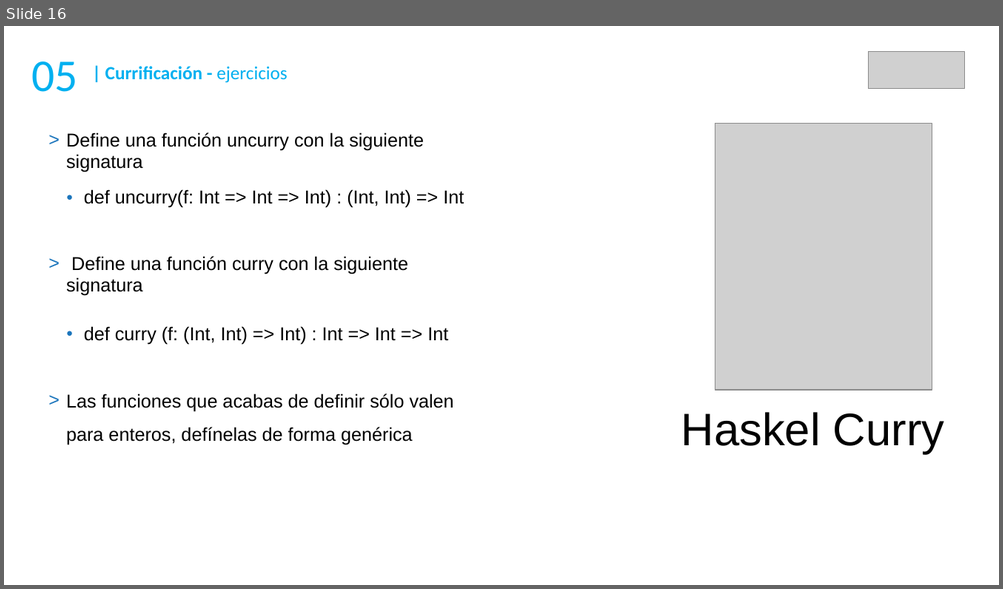
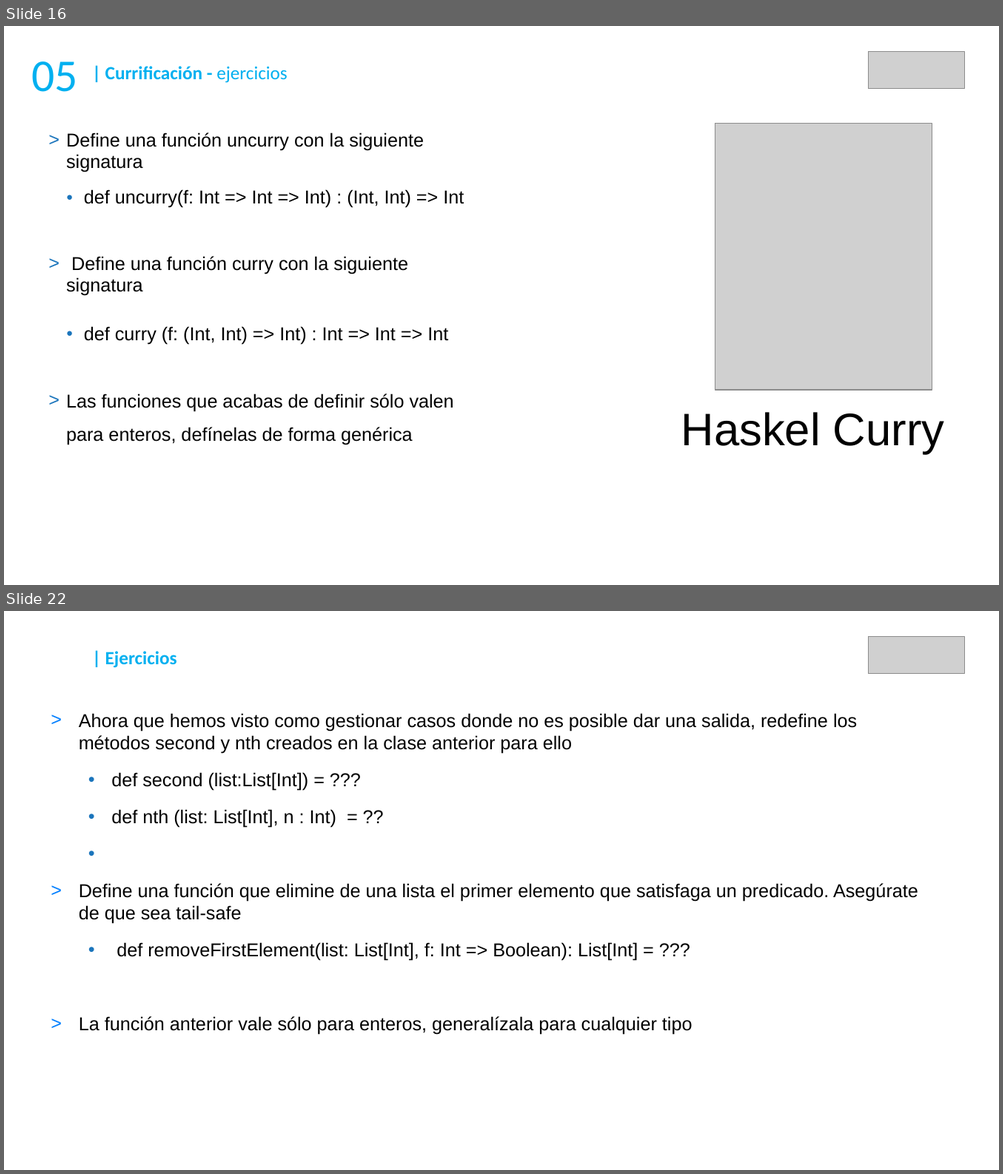
Before and after one commit to DaniGCaff/cursoScalaMay18, a slide deck: guiones/dia2.odp. Shown one above the other, each under a label of ours: slide 16 before the commit, slides 16 and 22 after it; the slides between them are not shown. The pictures are 1003x589 and 1003x1174 pixels, drawn with LibreOffice and Linux fonts; fonts in the diff are those of the drawing; grey boxes stand for pictures. Boxes give left, top, right and bottom in pixels: in the first picture for what was removed or moved away, otherwise in the second. Text is boxed around its words. In the diff, an @@ line names an element or a change of style, - is before the commit and + after.

```diff
--- a/guiones/dia2.odp
+++ b/guiones/dia2.odp
@@ slide 22 added at <box>4,611,999,1170</box>, background #FFFFFF @@
@@ text added at <box>105,651,177,668</box>, 18 pt, text #00B0F0, bold @@
+| Ejercicios
@@ picture added at <box>868,636,965,674</box> @@
@@ text added at <box>79,713,918,1035</box>, 18 pt, text #000000 @@
+> Ahora que hemos visto como gestionar casos donde no es posible dar una salida, redefine los métodos second y nth creados en la clase anterior para ello
+  • def second (list:List[Int]) = ???
+  • def nth (list: List[Int], n : Int) = ??
+> Define una función que elimine de una lista el primer elemento que satisfaga un predicado. Asegúrate de que sea tail-safe
+  • def removeFirstElement(list: List[Int], f: Int => Boolean): List[Int] = ???
+> La función anterior vale sólo para enteros, generalízala para cualquier tipo
```
Also in this commit, not shown: 4 slides changed, 3 other slides added, 8 other files.
